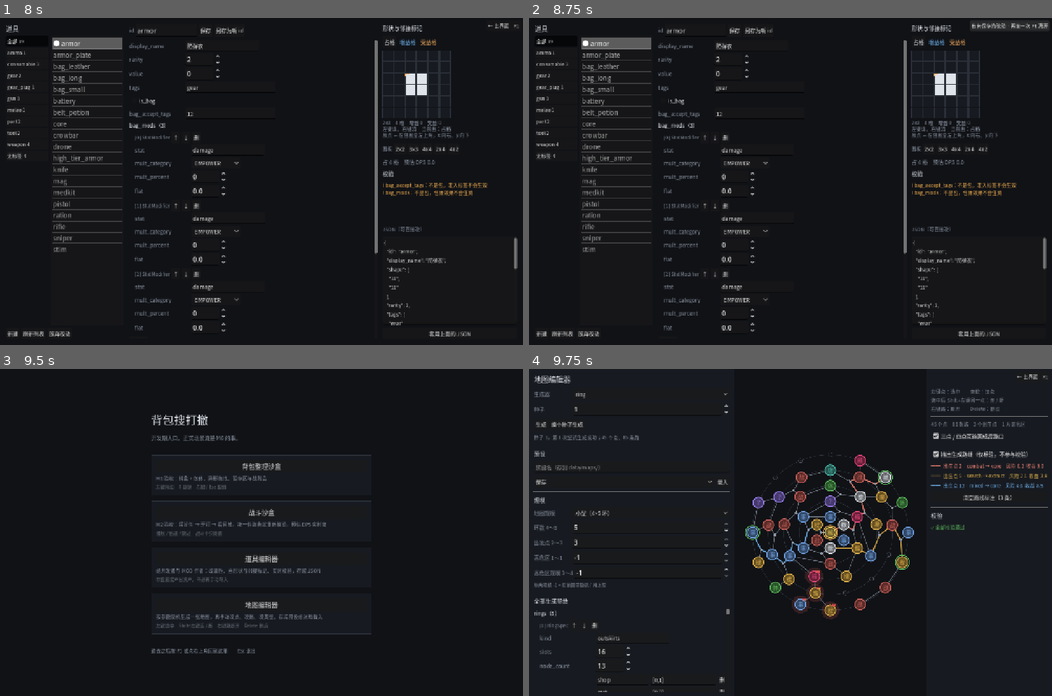
Above: before the commit, frames 1-4 (two rows, left to right).
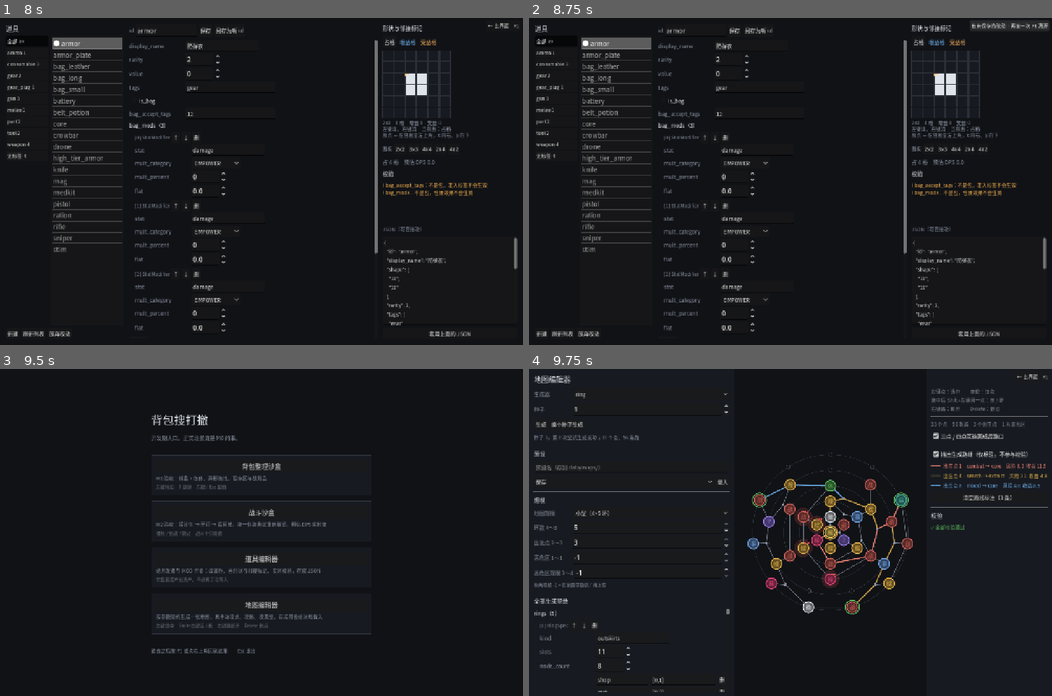
Above: after the commit, the same moments.

Repository: oZlUche/packsoudc
Game: Godot game, scene res://ui/launcher.tscn
The game is run twice, just before and just after one commit, with the same random seed, the same clock (stepped at 60 frames per second) and the same inputs.
Inputs (mouse positions are in pixels of both pictures, inside the frame that each line leads up to):
- Up to frame 1 (8 s): click "背包整理沙盒" at 0.5 s; click "← 主界面 F1" at 1.25 s; click "战斗沙盒" at 2 s; click "← 主界面 F1" at 2.75 s; click "道具编辑器" at 3.5 s; click (230, 112) at 4.27 s; type "12" at 4.35 s; click (219, 148) at 4.5 s; type "12" at 4.58 s; click "+ 添加" at 5 s; click "+ 添加" at 5.75 s; click "+ 添加" at 6.5 s; click "+ 添加" at 7.25 s
- Up to frame 2 (8.75 s): click "← 主界面 F1" at 8 s
- Up to frame 3 (9.5 s): click "有未保存的改动 · 再按一次 F1 离开" at 8.75 s
- Up to frame 4 (9.75 s): click "地图编辑器" at 9.5 s

Frames 1-3 are identical in both runs. In frame 4, 5.2% of the frame differs, in the area x 13-99%, y 16-92%.

Commit message:
tune(map): 节点数随规模、类型比例、撤离点间距 —— 作者三条数值反馈
一、节点数由规模模板决定（MapScaleProfile.nodes）：中型 45~50，原先 6 环 64 个。
建环时二分一个系数缩放槽位 —— 内环被 min_slots 兜住的部分从外环扣，系数不能直接用总数之比。
大型下限只能定在 72（12 环 × 6）。点数进校验 node_count。

二、每环权重 battle 5/3/2/1/1 -> 3/3/3/2/1，mixed 的 mix 三者均等。
普通战斗从四成多降到四分之一。

三、撤离点两两之间最短路至少 extract_gap 步（模板：小 4、中 4、大 5；
extract_min_distance 可覆盖）。每个窗口挑离已有撤离点最远的候选。进校验 extract_spacing。
它和「每 N 环一个撤离点」会打架：N < 间距时相邻窗口放不下两个出口，只能靠重试碰
（5/2 组合 5 环平均 11.7 次）。extract_every_rings 与 combat 的 bailout_every_rings 都改 4。

顺带：合流之前挤不开改成这次作废（以前退到合流 = 提前合流）；横着挪不挪到别的路线上。

4~12 环各 64 个种子全部成功，平均尝试 1.20~1.55。
测试 2582 -> 2610 断言。

Co-Authored-By: Claude Fable 5.1 <noreply@anthropic.com>

Diff:
--- a/core/map/generators/map_scale_profile.gd
+++ b/core/map/generators/map_scale_profile.gd
@@ -20,6 +20,11 @@
 @export var zone_size: Vector2i = Vector2i(3, 4)
 ## 相邻路线之间换乘几次 [min, max]。图越大换乘机会越多
 @export var pivots: Vector2i = Vector2i(1, 1)
+## 整张图的节点数（含核心）[min, max]。建环时按它缩放每环的槽位数 ——
+## 环数定了之后按半径算出来的密度对中型图太密（6 环 64 个点），作者要 45～50
+@export var nodes: Vector2i = Vector2i(0, 0)
+## 撤离点两两之间的最短路至少几步。挨得太近的两个出口等于一个
+@export var extract_gap: int = 4
 ## true = 数值还没定，只是占个位。界面上会标出来
 @export var placeholder: bool = false
 
@@ -30,7 +35,8 @@
 
 static func make(
 	id_: StringName, name_: String, rings_: Vector2i, entries_: Vector2i,
-	zones_: Vector2i, zone_size_: Vector2i, pivots_: Vector2i, placeholder_: bool = false
+	zones_: Vector2i, zone_size_: Vector2i, pivots_: Vector2i,
+	nodes_: Vector2i, extract_gap_: int, placeholder_: bool = false
 ) -> MapScaleProfile:
 	var p := MapScaleProfile.new()
 	p.id = id_
@@ -40,6 +46,8 @@
 	p.zones = zones_
 	p.zone_size = zone_size_
 	p.pivots = pivots_
+	p.nodes = nodes_
+	p.extract_gap = extract_gap_
 	p.placeholder = placeholder_
 	return p
 
@@ -47,7 +55,12 @@
 ## 开箱的三档。小、中是作者给的；大图「出发点也不同，具体留空」—— 先占位。
 static func defaults() -> Array[MapScaleProfile]:
 	return [
-		make(&"small", "小型（4~5 环）", Vector2i(4, 5), Vector2i(2, 3), Vector2i(1, 1), Vector2i(3, 4), Vector2i(1, 1)),
-		make(&"medium", "中型（6~8 环）", Vector2i(6, 8), Vector2i(3, 4), Vector2i(1, 3), Vector2i(3, 6), Vector2i(1, 2)),
-		make(&"large", "大型（占位）", Vector2i(9, 12), Vector2i(3, 5), Vector2i(1, 4), Vector2i(3, 9), Vector2i(2, 3), true),
+		make(&"small", "小型（4~5 环）", Vector2i(4, 5), Vector2i(2, 3), Vector2i(1, 1), Vector2i(3, 4), Vector2i(1, 1),
+			Vector2i(28, 38), 4),
+		make(&"medium", "中型（6~8 环）", Vector2i(6, 8), Vector2i(3, 4), Vector2i(1, 3), Vector2i(3, 6), Vector2i(1, 2),
+			Vector2i(45, 50), 4),
+		# 12 环 × 最少 6 个槽位就是 72 个点，节点数的下限不能比这低；
+		# 出发点 × 间隔也得放得进最外环（大图最外环也就十来个槽位）
+		make(&"large", "大型（占位）", Vector2i(9, 12), Vector2i(3, 4), Vector2i(1, 4), Vector2i(3, 9), Vector2i(2, 3),
+			Vector2i(72, 90), 5, true),
 	] as Array[MapScaleProfile]
--- a/core/map/generators/ring_map_config.gd
+++ b/core/map/generators/ring_map_config.gd
@@ -50,6 +50,8 @@
 ## 不许相邻的类型对
 @export var no_adjacent: Array = []
 @export var extract_every_rings: int = 2
+## 撤离点两两之间的最短路至少几步。-1 = 用规模模板的值（MapScaleProfile.extract_gap）
+@export var extract_min_distance: int = -1
 
 @export_group("高危区")
 ## 高危区怎么【长出来】。null = 这张图不要高危区
@@ -147,6 +149,13 @@
 	return Vector2i(mini(p.zones.x, fixed), fixed)
 
 
+func effective_extract_gap() -> int:
+	if extract_min_distance >= 0:
+		return extract_min_distance
+	var p := scale()
+	return p.extract_gap if p != null else 0
+
+
 func effective_zone_soft_cap() -> int:
 	var p := scale()
 	if p == null:
@@ -174,6 +183,32 @@
 		var spec := RingSpec.new()
 		spec.kind = kinds[mini(i, kinds.size() - 1)]
 		rings.append(spec)
+	# 按规模模板要的节点数缩放槽位：先按半径算一遍，再整体乘一个系数。
+	# 系数对每环一样，所以「越靠里越短」不会被打乱；内环仍受 min_slots 兜底
+	var p := scale()
+	if p != null and p.nodes.y > 0:
+		var by_radius: Array[int] = []
+		var total := 0
+		for i in ring_count_:
+			by_radius.append(slots_for_ring(ring_count_ - i))
+			total += by_radius[i]
+		var gaps := 3 * mini(2, ring_count_)      # 下面外圈要挖掉的空白
+		var want := (p.nodes.x + p.nodes.y) / 2 - 1 + gaps
+		# 系数不能直接用 want / total：内环被 min_slots 兜住之后不会跟着缩，
+		# 多出来的得从外环扣。二分找一个系数，让兜底之后的总数正好是要的
+		var lo := 0.0
+		var hi := 1.0
+		for _k in 24:
+			var mid := (lo + hi) / 2.0
+			var sum := 0
+			for i in ring_count_:
+				sum += maxi(min_slots, roundi(float(by_radius[i]) * mid))
+			if sum < want:
+				lo = mid
+			else:
+				hi = mid
+		for i in ring_count_:
+			rings[i].slots = maxi(min_slots, roundi(float(by_radius[i]) * hi))
 	# 外圈各留一段空白弧 —— 参照示意图，环本来就可以断成几段。
 	# 只挖【真比 min_slots 长】的环：内圈本来就已经缩到下限了，
 	# 再挖就会比外圈还空，看着不像同心环
@@ -204,7 +239,7 @@
 	combat.mix = {"battle": 5, "elite": 1, "event": 1}
 	combat.risk_band = Vector2(1.15, 1.7)
 	combat.reward_band = Vector2(1.15, 1.7)
-	combat.bailout_every_rings = 2
+	combat.bailout_every_rings = 4     # 得 ≥ 撤离点间距，不然沿路的出口自己就挤在一起
 	var search := RouteStyle.new()
 	search.id = &"search"
 	search.ends_at = &"extract"
@@ -214,14 +249,14 @@
 	var mixed := RouteStyle.new()
 	mixed.id = &"mixed"
 	mixed.ends_at = &"core"
-	mixed.mix = {"battle": 3, "search": 2, "event": 1}
+	mixed.mix = {"battle": 2, "search": 2, "event": 2}
 	mixed.risk_band = Vector2(0.8, 1.2)
 	mixed.reward_band = Vector2(0.8, 1.2)
 	cfg.routes = [combat, search, mixed] as Array[RouteStyle]
 
 	# 类型分配（M3-3c）。数值全是占位，等内容定稿；测试从这里读期望值，不写死
 	for i in cfg.rings.size():
-		cfg.rings[i].type_weights = {"battle": 5, "search": 3, "event": 2, "random": 1, "elite": 1}
+		cfg.rings[i].type_weights = {"battle": 3, "search": 3, "event": 3, "random": 2, "elite": 1}
 		cfg.rings[i].quota = {"shop": [0, 1], "rest": [0, 2], "elite": [0, 2]}
 	cfg.type_risk = {"battle": 1.0, "elite": 2.2, "event": 0.3, "random": 0.8, "search": 0.4,
 		"shop": 0.0, "rest": 0.0, "extract": 0.0, "core": 3.0}
@@ -230,7 +265,9 @@
 	cfg.coverage = {"rest": 4, "shop": 6}
 	cfg.no_adjacent = [["elite", "elite"], ["shop", "shop"]]
 	cfg.ev_tolerance = 0.25
-	cfg.extract_every_rings = 2
+	# 撤离点每 4 环一个：窗口跨度不小于「撤离点之间至少几步」，相邻两个窗口才放得下
+	# 两个隔得够远的出口。每 2 环一个的话，内圈只有六个点，只能靠重试碰
+	cfg.extract_every_rings = 4
 
 	# 要不要高危区、要几片、多大，由规模模板决定（环太少时没有匹配的规模，也就没有高危区）
 	cfg.zone_spec = DangerZoneSpec.new()
--- a/core/map/generators/ring_map_generator.gd
+++ b/core/map/generators/ring_map_generator.gd
@@ -359,7 +359,11 @@
 		if pool.is_empty() and need > 1:
 			pool = _filter_far(options, taken, 1, slots)   # 退一步：不重合就行
 		if pool.is_empty():
-			pool = options      # 再退一步：挤不开就合流，总好过整张图作废
+			if exclusive:
+				# 合流之前挤不开 = 这一次作废。以前这里退到「合流」，结果就是提前合流
+				build_note = "路线走到第 %d 环挤不开：合流之前的几环里落点全被别的路线占了" % r
+				return false
+			pool = options      # 允许合流之后，挤不开就合流
 		var path: Array[int] = paths[i]
 		# 正对着空白区时，先沿当前这环横着挪几步，挪到能向内走的地方
 		var walk: Array[int] = approaches[i]["walk"]
@@ -369,9 +373,11 @@
 			path.append(side)
 		# 先试挑中的那个；它会和别的路交叉又让不开，就换别的候选
 		var tries: Array[int] = _shuffled(pool)
-		for other in options:
-			if not tries.has(other):
-				tries.append(other)
+		if not exclusive:
+			# 合流之前不许退回到「被别人占了的落点」—— 那就是提前合流；退不了就这次作废
+			for other in options:
+				if not tries.has(other):
+					tries.append(other)
 		var landed := false
 		for pick in tries:
 			var via := _link(path[-1], pick, true)
@@ -427,8 +433,8 @@
 		var slot := int(node.layout["order"])
 		for _k in slots:
 			slot = posmod(slot + dir, slots)
-			if not map.has(slot) or _graph.get_node(int(map[slot])).zone != 0:
-				break       # 这一边被空白区（或高危区）截断了
+			if not map.has(slot) or _graph.get_node(int(map[slot])).zone != 0 					or _protected_nodes.has(int(map[slot])):
+				break       # 这一边被空白区、高危区或别的路线截断了 —— 横着挪不能挪到别人的路上去
 			walk.append(int(map[slot]))
 			var cands := _inward_candidates(int(map[slot]), to_ring)
 			if not cands.is_empty():
--- a/core/map/generators/ring_type_assigner.gd
+++ b/core/map/generators/ring_type_assigner.gd
@@ -251,7 +251,9 @@
 
 ## 撤离点：先按各路线的 bailout_every_rings 在路线上放，再按全图的 extract_every_rings 补。
 ## 撤离点**覆盖**非必须型节点 —— 出口吃掉休息区，玩家就没地方喘气了。
+## 两个撤离点之间的最短路至少 extract_gap 步 —— 挨得太近的两个出口等于一个。
 func _place_extracts() -> void:
+	var gap := _cfg.effective_extract_gap()
 	for route in _g.routes:
 		var style := _cfg.style_by_id(StringName(route.get("style", "")))
 		if style == null or style.bailout_every_rings <= 0:
@@ -263,7 +265,7 @@
 			var r := _ring(int(id))
 			if r > next_at or r <= 0:
 				continue
-			if _can_become(int(id), &"extract"):
+			if _can_become(int(id), &"extract") and _far_from_extracts(int(id), gap):
 				_put_type(int(id), &"extract", true)
 				next_at = r - style.bailout_every_rings
 			# 这个点动不了（必须型 / 固定）就顺着路线看下一个，别硬改
@@ -280,11 +282,37 @@
 			if r >= r_lo and r <= r_hi:
 				if _g.get_node(id).type == &"extract":
 					has = true
-				elif _can_become(id, &"extract"):
+				elif _can_become(id, &"extract") and _far_from_extracts(id, gap):
 					window.append(id)
 		if not has and not window.is_empty():
-			_put_type(window[_rng.randi_range(0, window.size() - 1)], &"extract", true)
+			# 挑离已有撤离点最远的那几个再随机 —— 随手挑一个，下一个窗口就可能没地方放了
+			var best := -1
+			var picks: Array[int] = []
+			for id in window:
+				var d := _distance_to_extracts(id)
+				if d > best:
+					best = d
+					picks = [id]
+				elif d == best:
+					picks.append(id)
+			_put_type(picks[_rng.randi_range(0, picks.size() - 1)], &"extract", true)
 		r_hi = r_lo - 1
+
+
+## 到最近的已有撤离点几步；一个都没有就是很大的数。
+func _distance_to_extracts(id: int) -> int:
+	var dist := distances_to_type(_g, &"extract")
+	return int(dist.get(id, 1 << 20))
+
+
+## 这个点到已有的每个撤离点是不是都至少 gap 步。
+func _far_from_extracts(id: int, gap: int) -> bool:
+	if gap <= 1:
+		return true
+	for other in _within_steps(id, gap - 1):
+		if other != id and _g.get_node(other).type == &"extract":
+			return false
+	return true
 
 
 ## 路线风险 / 收益校准（5.4.2）。**尽力而为，不进校验。**
@@ -519,7 +547,11 @@
 		"no_adjacent": cfg.no_adjacent.duplicate(true),
 		"mandatory_types": mandatory,
 		"extract_every_rings": cfg.extract_every_rings,
+		"extract_min_distance": cfg.effective_extract_gap(),
 	}
+	var p := cfg.scale()
+	if p != null and p.nodes.y > 0:
+		rules["node_range"] = [p.nodes.x, p.nodes.y]
 	if cfg.zone_spec != null:
 		rules["zone_min"] = {"elite": cfg.zone_spec.min_elites, "search": cfg.zone_spec.min_search}
 	return rules
@@ -599,6 +631,26 @@
 				if n < int(zone_min[t]):
 					v.fail(&"zone_content", "高危区 %s 只有 %d 个 %s，至少要 %d" % [zone_id, n, t, zone_min[t]])
 
+	# --- 撤离点两两之间至少几步 ---
+	var gap := int(rules.get("extract_min_distance", 0))
+	if gap > 1:
+		var extracts: Array[int] = []
+		for id in graph.node_ids():
+			if graph.get_node(id).type == &"extract":
+				extracts.append(id)
+		for i in extracts.size():
+			var dist := _steps_from(graph, extracts[i], gap - 1)
+			for j in range(i + 1, extracts.size()):
+				if dist.has(extracts[j]):
+					v.fail(&"extract_spacing", "撤离点 %d 与 %d 只隔 %d 步，至少要 %d"
+						% [extracts[i], extracts[j], dist[extracts[j]], gap])
+
+	# --- 节点总数落在规模模板的范围里 ---
+	if rules.has("node_range"):
+		var lim: Array = rules["node_range"]
+		if graph.node_count() < int(lim[0]) or graph.node_count() > int(lim[1]):
+			v.fail(&"node_count", "%d 个点，这个规模该是 %d～%d" % [graph.node_count(), lim[0], lim[1]])
+
 	# --- 每 N 环至少一个撤离点 ---
 	var step := int(rules.get("extract_every_rings", 0))
 	if step > 0 and ring_count > 0:
@@ -613,6 +665,23 @@
 			if not has:
 				v.fail(&"extract", "第 %d～%d 环之间没有撤离点" % [r_lo, r_hi])
 			r_hi = r_lo - 1
+
+
+## 从一个点走 limit 步之内到得了的点：id -> 步数。
+static func _steps_from(graph: MapGraph, from_id: int, limit: int) -> Dictionary:
+	var dist := {from_id: 0}
+	var queue: Array[int] = [from_id]
+	var head := 0
+	while head < queue.size():
+		var id := queue[head]
+		head += 1
+		if int(dist[id]) >= limit:
+			continue
+		for n in graph.neighbors(id):
+			if not dist.has(n):
+				dist[n] = int(dist[id]) + 1
+				queue.append(n)
+	return dist
 
 
 ## 每个节点到最近的某类型节点的步数（多源 BFS）。到不了的不在结果里。
--- a/tests/test_ring_map_generator.gd
+++ b/tests/test_ring_map_generator.gd
@@ -261,6 +261,9 @@
 					var size: int = (g.zones[zone_id]["node_ids"] as Array).size()
 					t.check(size <= maxi(p.zone_size.y, cfg.zone_rules.min_size),
 						"%s：高危区 %d 个点，软上限 %d" % [p.id, size, p.zone_size.y])
+				if p.nodes.y > 0:
+					t.check(g.node_count() >= p.nodes.x and g.node_count() <= p.nodes.y,
+						"%s · %d 环：%d 个点，该在 %d～%d" % [p.id, rings, g.node_count(), p.nodes.x, p.nodes.y])
 				t.check(_zones_per_route_max(g) <= p.zones_per_route,
 					"%s：每条路线身上岔出的不超过 %d 片" % [p.id, p.zones_per_route])
 
@@ -469,7 +472,8 @@
 	brittle.tangential_break_chance = 1.0
 	for s in 16:
 		var gg := _gen()
-		t.not_null(gg.generate(brittle, s, 1), "切向边能断的全断，第一次尝试就连通（种子 %d）" % s)
+		var made := gg.generate(brittle, s)
+		t.check(made != null and not gg.failure_tally.has(&"reachable") and not gg.failure_tally.has(&"isolated"), "切向边能断的全断也不会断出孤岛（种子 %d）—— 重试只许因为别的原因" % s)
 
 
 static func run_crossing_rules(t: TestCase) -> void:
@@ -598,7 +602,9 @@
 		t.check(cfg.rings[i].slots > 0 and cfg.rings[i].node_count > 0, "第 %d 环的两个数都不是 0" % r)
 		t.eq(int(g.layout_meta["ring_slots"][r]), cfg.rings[i].slots, "第 %d 环：配置里写的槽位数 = 图上的" % r)
 		t.eq((by_ring[r] as Array).size(), cfg.rings[i].node_count, "第 %d 环：配置里写的节点数 = 图上的" % r)
-	# 0 仍然是合法写法：自动
+	# 0 仍然是合法写法：自动（按半径算槽位、填满）。那样算出来的点数不受规模模板管，
+	# 所以拿一份没有规模模板的配置试
+	cfg.scales = [] as Array[MapScaleProfile]
 	cfg.rings[0].slots = 0
 	cfg.rings[0].node_count = 0
 	t.not_null(_gen().generate(cfg, 2), "手写配置里填 0（自动）照样能用")
--- a/tests/test_ring_type_assigner.gd
+++ b/tests/test_ring_type_assigner.gd
@@ -111,6 +111,23 @@
 				return "第 %d～%d 环没有撤离点" % [r_lo, r_hi]
 			r_hi = r_lo - 1
 
+	# 撤离点两两之间至少 extract_gap 步（值从配置 / 规模模板读）
+	var gap := cfg.effective_extract_gap()
+	var extracts: Array[int] = []
+	for id in g.node_ids():
+		if g.get_node(id).type == &"extract":
+			extracts.append(id)
+	for i in extracts.size():
+		var dist := RingTypeAssigner._steps_from(g, extracts[i], gap - 1)
+		for j in range(i + 1, extracts.size()):
+			if dist.has(extracts[j]):
+				return "撤离点 %d 与 %d 只隔 %d 步，至少要 %d" % [extracts[i], extracts[j], dist[extracts[j]], gap]
+
+	# 节点总数落在规模模板的范围里
+	var p := cfg.scale()
+	if p != null and p.nodes.y > 0 and (g.node_count() < p.nodes.x or g.node_count() > p.nodes.y):
+		return "%d 个点，规模 %s 该是 %d～%d" % [g.node_count(), p.id, p.nodes.x, p.nodes.y]
+
 	# 规则跟着图走
 	if not g.layout_meta.has("type_rules"):
 		return "layout_meta 里没有 type_rules"
@@ -179,10 +196,14 @@
 	# mix 里最重的那种类型在【可换的类型】里占得最多。撤离点、休息区、商店是别的步骤放的，不算
 	for style_id in comp_by_style:
 		var style := cfg.style_by_id(style_id)
-		var heaviest := ""
+		# mix 里并列最重的可能不止一种（{battle 2, search 2, event 2}），哪一种最多都算数
+		var heaviest: Array[String] = []
+		var top_weight := 0.0
 		for k in style.mix:
-			if heaviest == "" or float(style.mix[k]) > float(style.mix[heaviest]):
-				heaviest = String(k)
+			top_weight = maxf(top_weight, float(style.mix[k]))
+		for k in style.mix:
+			if float(style.mix[k]) == top_weight:
+				heaviest.append(String(k))
 		var comp: Dictionary = comp_by_style[style_id]
 		var top := ""
 		for k in comp:
@@ -190,7 +211,7 @@
 				continue
 			if top == "" or int(comp[k]) > int(comp[top]):
 				top = String(k)
-		t.eq(top, heaviest, "%s：独占节点里最多的类型是 mix 里最重的那种（累计 %s）" % [style_id, str(comp)])
+		t.check(heaviest.has(top), "%s：独占节点里最多的是 mix 里最重的那种 %s（累计 %s）" % [style_id, str(heaviest), str(comp)])
 	# 档位：多数路线落在自己的区间里
 	t.check(float(in_band) / float(maxi(1, routes_seen)) >= 0.7,
 		"%d/%d 条路线落进自己的风险收益档位（尽力而为，要多数）" % [in_band, routes_seen])
Not shown, changed: docs/architecture.md
Not shown, added: docs/reports/040-scale-nodes-and-extract-gap.md
Not shown, changed: docs/reports/README.md
